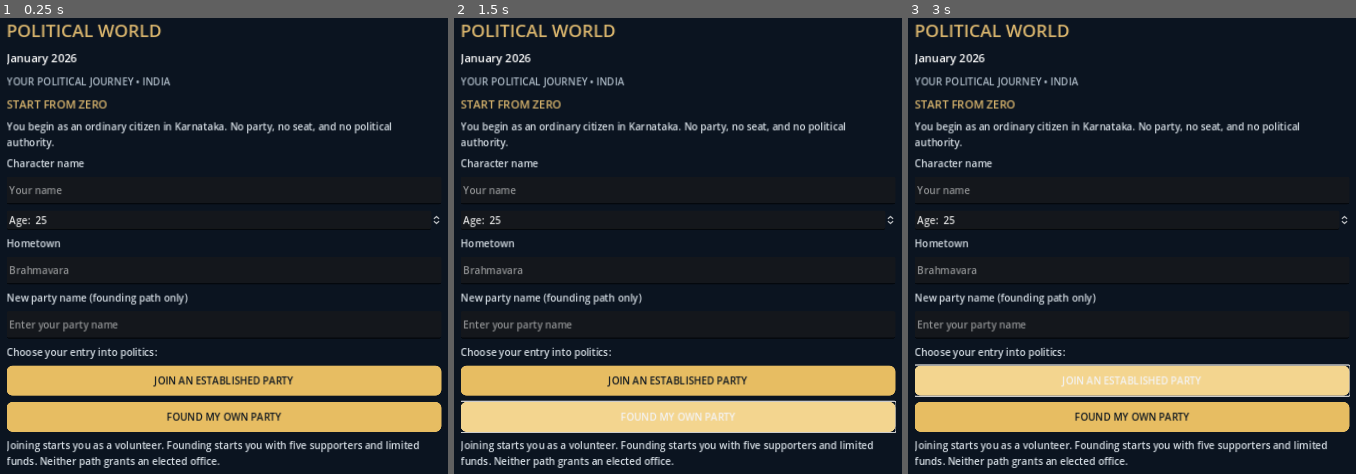
Above: before the commit, frames 1-3 (left to right).
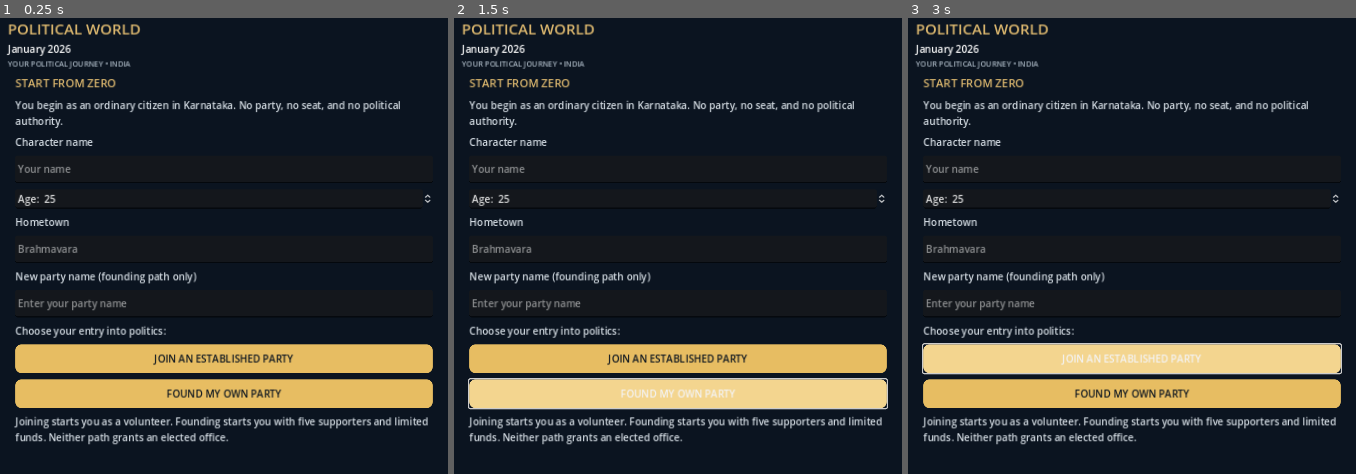
Above: after the commit, the same moments.

Repository: dhanushpoojary9740-boop/political-world
Game: Godot game, scene res://main.tscn
Same seed, same stepped clock (60 frames per second), same inputs: the game is played once before the commit and once after it.
Inputs:
- Up to frame 1 (0.25 s): no input
- Up to frame 2 (1.5 s): click "FOUND MY OWN PARTY" at 0.5 s; click "FOUND MY OWN PARTY" at 1.25 s
- Up to frame 3 (3 s): click "FOUND MY OWN PARTY" at 2 s; click "JOIN AN ESTABLISHED PARTY" at 2.75 s

The runs differ from the first frame. In frame 1, 22% of the frame differs, in the area x 1-99%, y 1-99%; in frame 2, 25%; in frame 3, 25%.

Commit message:
ui: set portrait orientation and anchor bottom navigation

Diff:
--- a/scripts/main.gd
+++ b/scripts/main.gd
@@ -38,59 +38,77 @@
     background.set_anchors_and_offsets_preset(Control.PRESET_FULL_RECT)
     add_child(background)
 
-    var scroll := ScrollContainer.new()
-    scroll.set_anchors_and_offsets_preset(Control.PRESET_FULL_RECT)
-    scroll.offset_left = 12
-    scroll.offset_right = -12
-    scroll.offset_top = 12
-    scroll.offset_bottom = -12
-    add_child(scroll)
-
+    # Fixed screen structure: header, scrollable page content, then bottom navigation.
     var root := VBoxContainer.new()
-    root.size_flags_horizontal = Control.SIZE_EXPAND_FILL
-    root.add_theme_constant_override("separation", 12)
-    scroll.add_child(root)
+    root.name = "AppLayout"
+    root.set_anchors_and_offsets_preset(Control.PRESET_FULL_RECT)
+    root.offset_left = 14
+    root.offset_top = 12
+    root.offset_right = -14
+    root.offset_bottom = -12
+    root.add_theme_constant_override("separation", 8)
+    add_child(root)
+
+    var header := VBoxContainer.new()
+    header.name = "Header"
+    header.add_theme_constant_override("separation", 3)
+    root.add_child(header)
 
     var title := Label.new()
     title.text = "POLITICAL WORLD"
-    title.add_theme_font_size_override("font_size", 28)
+    title.add_theme_font_size_override("font_size", 24)
     title.add_theme_color_override("font_color", Color("#d9b56d"))
-    root.add_child(title)
+    header.add_child(title)
 
     date_label = Label.new()
-    date_label.add_theme_font_size_override("font_size", 18)
+    date_label.add_theme_font_size_override("font_size", 16)
     date_label.add_theme_color_override("font_color", Color("#ffffff"))
-    root.add_child(date_label)
+    header.add_child(date_label)
 
     var subtitle := Label.new()
     subtitle.text = "YOUR POLITICAL JOURNEY • INDIA"
+    subtitle.add_theme_font_size_override("font_size", 12)
     subtitle.add_theme_color_override("font_color", Color("#a9b6c2"))
-    root.add_child(subtitle)
+    header.add_child(subtitle)
+
+    var content_scroll := ScrollContainer.new()
+    content_scroll.name = "PageContent"
+    content_scroll.size_flags_horizontal = Control.SIZE_EXPAND_FILL
+    content_scroll.size_flags_vertical = Control.SIZE_EXPAND_FILL
+    content_scroll.horizontal_scroll_mode = ScrollContainer.SCROLL_MODE_DISABLED
+    content_scroll.vertical_scroll_mode = ScrollContainer.SCROLL_MODE_AUTO
+    content_scroll.add_theme_stylebox_override("panel", _button_style("#0b1420"))
+    root.add_child(content_scroll)
 
     setup_box = VBoxContainer.new()
+    setup_box.name = "CareerSetup"
+    setup_box.size_flags_horizontal = Control.SIZE_EXPAND_FILL
     setup_box.add_theme_constant_override("separation", 10)
-    root.add_child(setup_box)
+    content_scroll.add_child(setup_box)
     _build_setup()
 
     dashboard_box = TabContainer.new()
+    dashboard_box.name = "DashboardPages"
     dashboard_box.size_flags_horizontal = Control.SIZE_EXPAND_FILL
     dashboard_box.size_flags_vertical = Control.SIZE_EXPAND_FILL
-    dashboard_box.custom_minimum_size = Vector2(0, 390)
+    dashboard_box.custom_minimum_size = Vector2(0, 0)
     dashboard_box.tabs_visible = false
     dashboard_box.add_theme_constant_override("side_margin", 6)
     dashboard_box.visible = false
-    root.add_child(dashboard_box)
+    content_scroll.add_child(dashboard_box)
     _build_dashboard()
+
     _build_bottom_navigation(root)
 
 func _build_bottom_navigation(parent: VBoxContainer) -> void:
     main_tab_bar = ScrollContainer.new()
     main_tab_bar.name = "BottomNavigation"
-    main_tab_bar.custom_minimum_size = Vector2(0, 60)
+    main_tab_bar.custom_minimum_size = Vector2(0, 64)
     main_tab_bar.size_flags_horizontal = Control.SIZE_EXPAND_FILL
     main_tab_bar.horizontal_scroll_mode = ScrollContainer.SCROLL_MODE_AUTO
     main_tab_bar.vertical_scroll_mode = ScrollContainer.SCROLL_MODE_DISABLED
     main_tab_bar.add_theme_stylebox_override("panel", _button_style("#101f2d"))
+    main_tab_bar.size_flags_vertical = Control.SIZE_SHRINK_END
     main_tab_bar.visible = false
     parent.add_child(main_tab_bar)
 
@@ -103,8 +121,8 @@
     for index in range(tab_names.size()):
         var tab_button := Button.new()
         tab_button.text = tab_names[index]
-        tab_button.custom_minimum_size = Vector2(96, 46)
-        tab_button.add_theme_font_size_override("font_size", 14)
+        tab_button.custom_minimum_size = Vector2(104, 48)
+        tab_button.add_theme_font_size_override("font_size", 13)
         tab_button.add_theme_color_override("font_color", Color("#f2e8d5"))
         tab_button.add_theme_stylebox_override("normal", _button_style("#1b2a38"))
         tab_button.add_theme_stylebox_override("hover", _button_style("#2c4354"))
@@ -261,7 +279,7 @@
 func _add_button(parent: VBoxContainer, text_value: String, callback: Callable) -> void:
     var button := Button.new()
     button.text = text_value
-    button.custom_minimum_size = Vector2(0, 48)
+    button.custom_minimum_size = Vector2(0, 46)
     button.add_theme_color_override("font_color", Color("#101820"))
     button.add_theme_stylebox_override("normal", _button_style("#e7bd62"))
     button.add_theme_stylebox_override("hover", _button_style("#f3d58f"))
